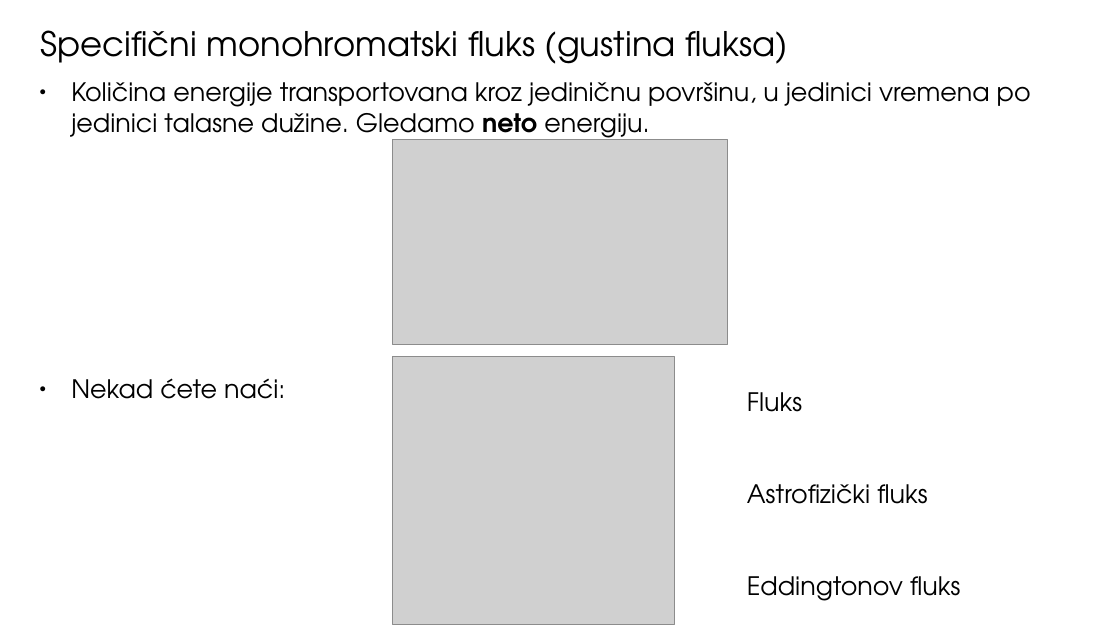
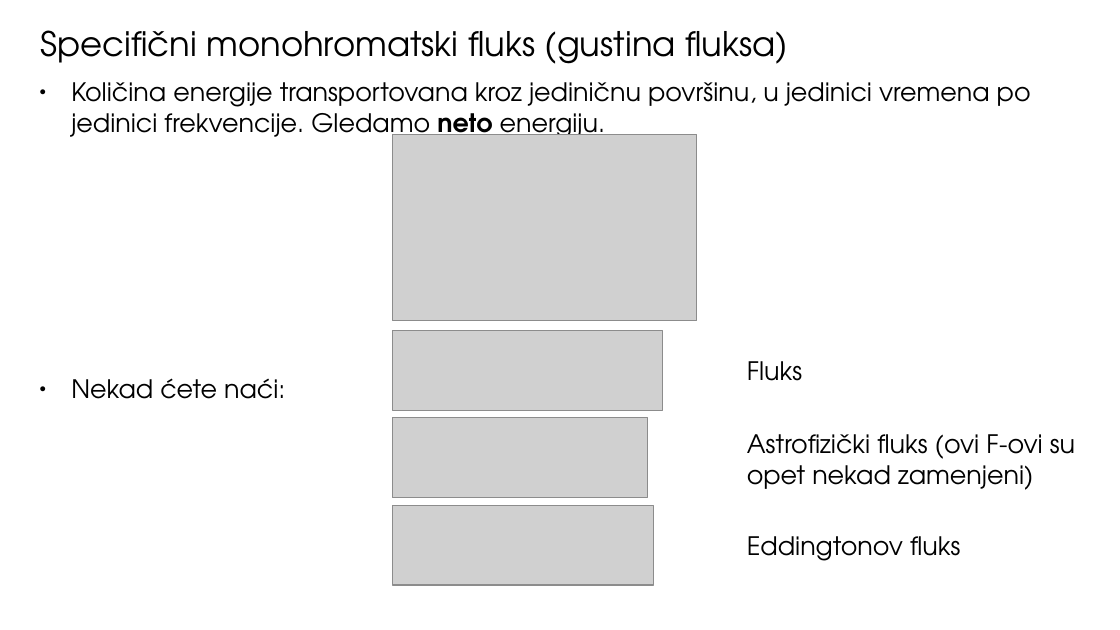
Before and after one commit to ivanzmilic/TZS_matf, a slide deck: slide 6 of Predavanja/Predavanje_05_Atmosfere_u_RZ.pptx. Drawn at 1120x630 pixels with LibreOffice and Linux fonts; fonts in the diff are those of the drawing; grey boxes stand for pictures. Boxes give left, top, right and bottom in pixels: in the first picture for what was removed or moved away, otherwise in the second. Text is boxed around its words. In the diff, an @@ line names an element or a change of style, - is before the commit and + after.

```diff
--- a/Predavanja/Predavanje_05_Atmosfere_u_RZ.pptx
+++ b/Predavanja/Predavanje_05_Atmosfere_u_RZ.pptx
@@ text at box(71, 82, 1031, 144): text changed @@
-● Količina energije transportovana kroz jediničnu površinu, u jedinici vremena po jedinici talasne dužine. Gledamo neto energiju.
+● Količina energije transportovana kroz jediničnu površinu, u jedinici vremena po jedinici frekvencije. Gledamo neto energiju.
@@ picture: place and size @@
-picture at box(392, 139, 727, 345)
+picture at box(392, 134, 697, 321)
@@ picture removed at box(392, 357, 674, 624) @@
@@ picture added at box(392, 330, 663, 411) @@
@@ text "Fluks": place and size @@
-text "Fluks" at box(747, 392, 802, 412)
+text "Fluks" at box(747, 361, 802, 381)
@@ picture added at box(392, 418, 647, 498) @@
@@ text at box(747, 434, 1075, 490): text changed @@
-Astrofizički fluks
+Astrofizički fluks (ovi F-ovi su opet nekad zamenjeni)
@@ picture added at box(392, 505, 654, 585) @@
@@ text "Eddingtonov fluks": place and size @@
-text "Eddingtonov fluks" at box(747, 576, 960, 601)
+text "Eddingtonov fluks" at box(747, 536, 960, 561)
```
Also in this commit, not shown: 23 other slides changed, 2 slides added, 1 slide removed, 5 other files.
